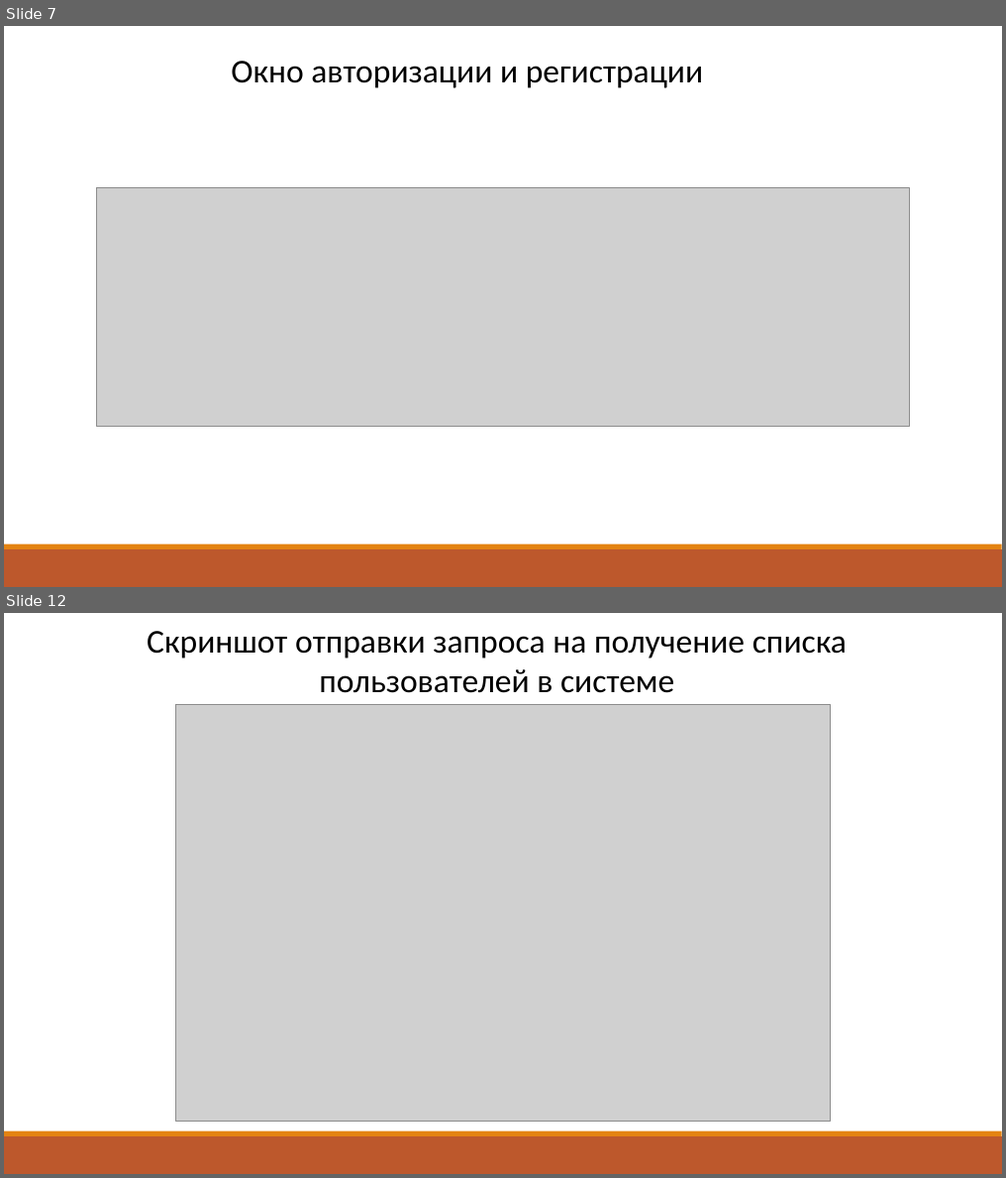
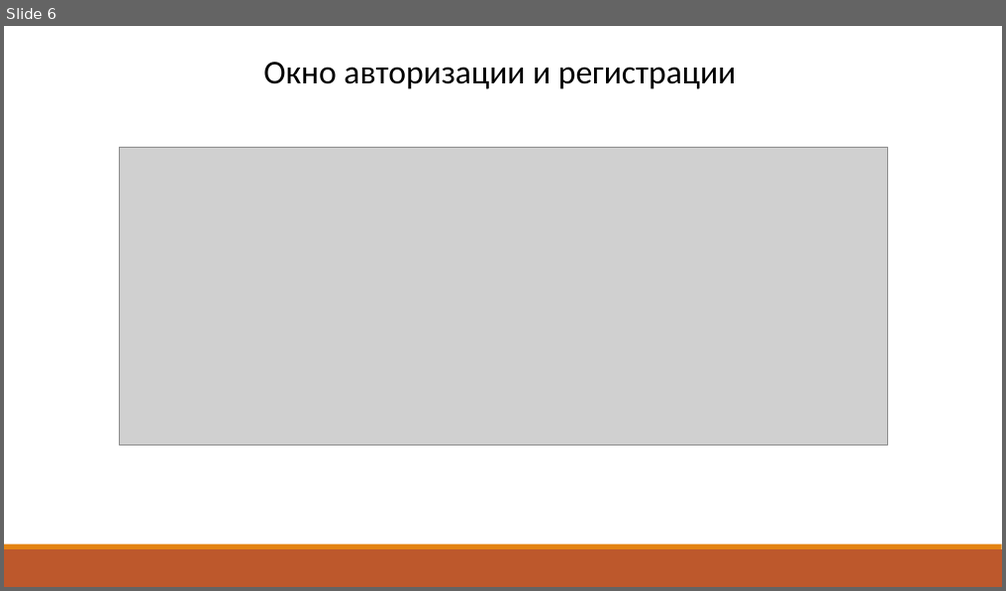
Before and after one commit to Artjxm/Uni-Dir-Across-PCs, a slide deck: 3rd-Grade/Sixth-Semester/Course-Project/docs/Московка_АА_Презентация.pptx. Shown one above the other, each under a label of ours: slides 7 and 12 before the commit, slide 6 after it; the slides between them are not shown. The pictures are 1006x1178 and 1006x591 pixels, drawn with LibreOffice and Linux fonts; fonts in the diff are those of the drawing; grey boxes stand for pictures. Boxes give left, top, right and bottom in pixels: in the first picture for what was removed or moved away, otherwise in the second. Text is boxed around its words. In the diff, an @@ line names an element or a change of style, - is before the commit and + after.

```diff
--- a/3rd-Grade/Sixth-Semester/Course-Project/docs/Московка_АА_Презентация.pptx
+++ b/3rd-Grade/Sixth-Semester/Course-Project/docs/Московка_АА_Презентация.pptx
@@ slide 12 removed at [4,613,1002,1174], background #FFFFFF; not listed: 2 template elements that a slide beside it also shows @@
@@ text removed at [147,631,846,693] @@
-Скриншот отправки запроса на получение списка пользователей в системе
@@ picture removed at [176,704,831,1121] @@
@@ what was slide 7 is now slide 6 @@
@@ slide 6 changed as well @@
@@ text "Окно авторизации и регистрации": place and size @@
-text "Окно авторизации и регистрации" at [231,61,703,88]
+text "Окно авторизации и регистрации" at [263,62,736,89]
@@ picture: place and size @@
-picture at [97,187,909,427]
+picture at [119,148,887,446]
```
Also in this commit, not shown: 3 other slides changed, 7 slides added, 7 other slides removed, 4 other files.
